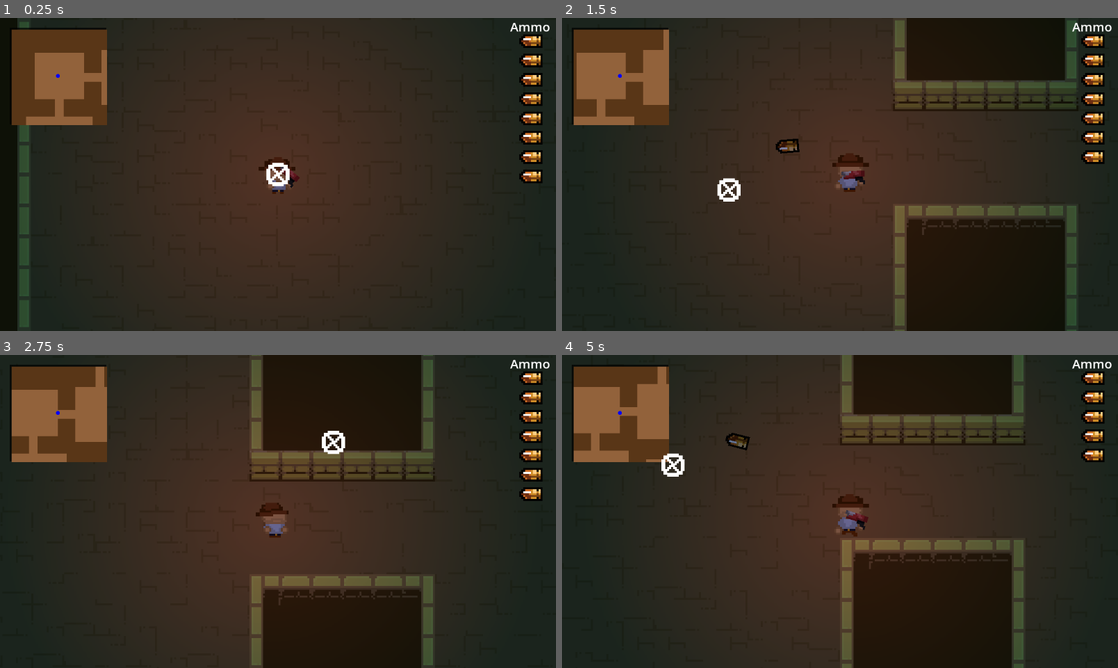
Above: before the commit, frames 1-4 (two rows, left to right).
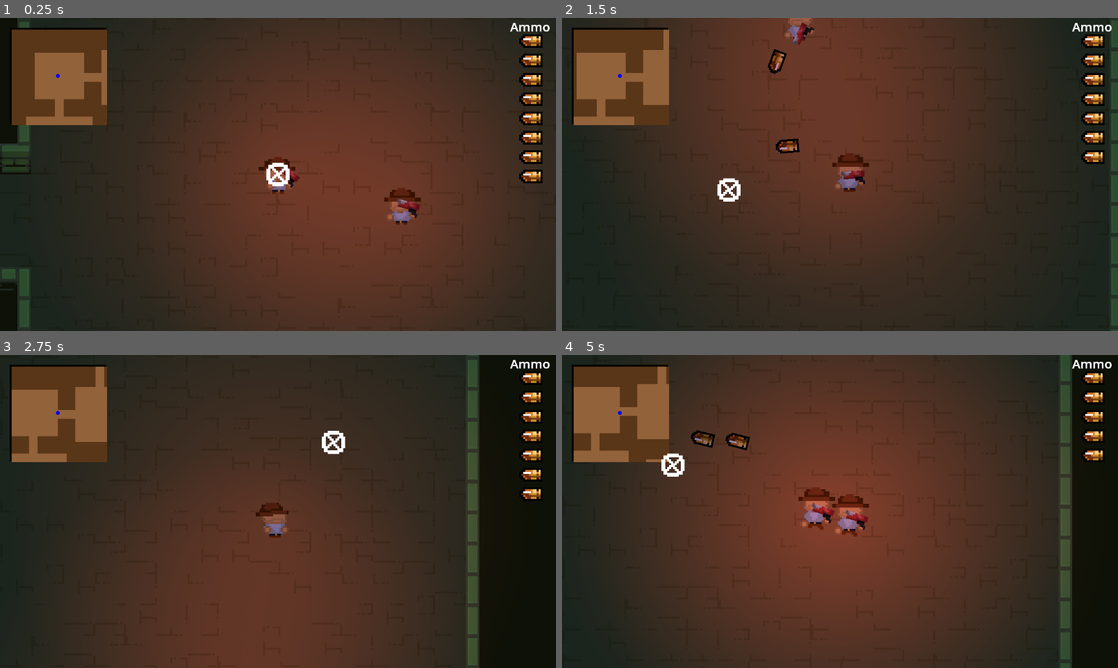
Above: after the commit, the same moments.

Repository: wonderdip/Guns-N-Gylphs
Game: Godot game, scene res://Scenes/World.tscn
The game is run twice, just before and just after one commit, with the same random seed, the same clock (stepped at 60 frames per second) and the same inputs.
Inputs (mouse positions are in pixels of both pictures, inside the frame that each line leads up to):
- Up to frame 1 (0.25 s): no input
- Up to frame 2 (1.5 s): tap Enter at 0.5 s; move the mouse to (962, 158) at 0.52 s; hold Right (move_right) 0.53-1.28 s; right-click (962, 158) at 0.6 s; click (962, 158) at 0.8 s; move the mouse to (728, 190) at 1.27 s; hold Down (move_down) from 1.28 s (still down); click (728, 190) at 1.35 s
- Up to frame 3 (2.75 s): right-click (166, 527) at 1.55 s; move the mouse to (333, 442) at 2.02 s; release Down (move_down) at 2.03 s; hold Right (move_right) from 2.03 s (still down); right-click (333, 442) at 2.1 s; click (333, 442) at 2.3 s
- Up to frame 4 (5 s): move the mouse to (812, 574) at 2.77 s; release Right (move_right) at 2.78 s; hold W (move_up) 2.78-3.53 s; click (812, 574) at 2.85 s; right-click (812, 574) at 3.05 s; move the mouse to (1006, 558) at 3.52 s; hold Left (move_left) from 3.53 s (still down); right-click (1006, 558) at 3.6 s; click (1006, 558) at 3.8 s; move the mouse to (673, 464) at 4.27 s; click (673, 464) at 4.35 s; right-click (673, 464) at 4.55 s

The runs differ from the first frame. In frame 1, 39% of the frame differs, in the area x 0-100%, y 1-100%; in frame 2, 28%; in frame 3, 22%; in frame 4, 52%, in the area x 13-99%, y 0-100%.

Commit message:
assets and changed dodge to mouse

Diff:
--- a/Scenes/Guns/snake_gun.tscn
+++ /dev/null
@@ -1,230 +0,0 @@
-[gd_scene load_steps=30 format=3 uid="uid://cvutpnvuj777v"]
-
-[ext_resource type="Script" path="res://Scripts/Guns/snake_gun.gd" id="1_dtkrv"]
-[ext_resource type="Texture2D" uid="uid://b4h5ptfok266s" path="res://Assets/Guns/SnakeGun_Rotations.png" id="2_e6u1v"]
-[ext_resource type="PackedScene" uid="uid://dcb07uhdlqysu" path="res://Scenes/bullets.tscn" id="2_vipue"]
-
-[sub_resource type="AtlasTexture" id="AtlasTexture_44dnf"]
-atlas = ExtResource("2_e6u1v")
-region = Rect2(0, 0, 24, 28)
-
-[sub_resource type="AtlasTexture" id="AtlasTexture_spnjm"]
-atlas = ExtResource("2_e6u1v")
-region = Rect2(24, 0, 24, 28)
-
-[sub_resource type="AtlasTexture" id="AtlasTexture_feib6"]
-atlas = ExtResource("2_e6u1v")
-region = Rect2(48, 0, 24, 28)
-
-[sub_resource type="AtlasTexture" id="AtlasTexture_m6j17"]
-atlas = ExtResource("2_e6u1v")
-region = Rect2(72, 0, 24, 28)
-
-[sub_resource type="AtlasTexture" id="AtlasTexture_whoo6"]
-atlas = ExtResource("2_e6u1v")
-region = Rect2(96, 0, 24, 28)
-
-[sub_resource type="AtlasTexture" id="AtlasTexture_f5k2s"]
-atlas = ExtResource("2_e6u1v")
-region = Rect2(120, 0, 24, 28)
-
-[sub_resource type="AtlasTexture" id="AtlasTexture_ilmrs"]
-atlas = ExtResource("2_e6u1v")
-region = Rect2(144, 0, 24, 28)
-
-[sub_resource type="AtlasTexture" id="AtlasTexture_bfj7p"]
-atlas = ExtResource("2_e6u1v")
-region = Rect2(168, 0, 24, 28)
-
-[sub_resource type="AtlasTexture" id="AtlasTexture_map15"]
-atlas = ExtResource("2_e6u1v")
-region = Rect2(192, 0, 24, 28)
-
-[sub_resource type="AtlasTexture" id="AtlasTexture_rp835"]
-atlas = ExtResource("2_e6u1v")
-region = Rect2(216, 0, 24, 28)
-
-[sub_resource type="AtlasTexture" id="AtlasTexture_sw6sl"]
-atlas = ExtResource("2_e6u1v")
-region = Rect2(240, 0, 24, 28)
-
-[sub_resource type="AtlasTexture" id="AtlasTexture_4o7wt"]
-atlas = ExtResource("2_e6u1v")
-region = Rect2(264, 0, 24, 28)
-
-[sub_resource type="AtlasTexture" id="AtlasTexture_5cuop"]
-atlas = ExtResource("2_e6u1v")
-region = Rect2(288, 0, 24, 28)
-
-[sub_resource type="AtlasTexture" id="AtlasTexture_n4kwy"]
-atlas = ExtResource("2_e6u1v")
-region = Rect2(312, 0, 24, 28)
-
-[sub_resource type="AtlasTexture" id="AtlasTexture_mbv6l"]
-atlas = ExtResource("2_e6u1v")
-region = Rect2(336, 0, 24, 28)
-
-[sub_resource type="AtlasTexture" id="AtlasTexture_8r7ee"]
-atlas = ExtResource("2_e6u1v")
-region = Rect2(360, 0, 24, 28)
-
-[sub_resource type="AtlasTexture" id="AtlasTexture_bl00f"]
-atlas = ExtResource("2_e6u1v")
-region = Rect2(384, 0, 24, 28)
-
-[sub_resource type="AtlasTexture" id="AtlasTexture_5y8by"]
-atlas = ExtResource("2_e6u1v")
-region = Rect2(408, 0, 24, 28)
-
-[sub_resource type="AtlasTexture" id="AtlasTexture_a3v3a"]
-atlas = ExtResource("2_e6u1v")
-region = Rect2(432, 0, 24, 28)
-
-[sub_resource type="AtlasTexture" id="AtlasTexture_87qnu"]
-atlas = ExtResource("2_e6u1v")
-region = Rect2(456, 0, 24, 28)
-
-[sub_resource type="AtlasTexture" id="AtlasTexture_rbsmh"]
-atlas = ExtResource("2_e6u1v")
-region = Rect2(480, 0, 24, 28)
-
-[sub_resource type="AtlasTexture" id="AtlasTexture_uwyow"]
-atlas = ExtResource("2_e6u1v")
-region = Rect2(504, 0, 24, 28)
-
-[sub_resource type="SpriteFrames" id="SpriteFrames_e6enj"]
-animations = [{
-"frames": [{
-"duration": 1.0,
-"texture": SubResource("AtlasTexture_44dnf")
-}, {
-"duration": 1.0,
-"texture": SubResource("AtlasTexture_spnjm")
-}, {
-"duration": 1.0,
-"texture": SubResource("AtlasTexture_feib6")
-}, {
-"duration": 1.0,
-"texture": SubResource("AtlasTexture_m6j17")
-}, {
-"duration": 1.0,
-"texture": SubResource("AtlasTexture_whoo6")
-}, {
-"duration": 1.0,
-"texture": SubResource("AtlasTexture_f5k2s")
-}, {
-"duration": 1.0,
-"texture": SubResource("AtlasTexture_ilmrs")
-}, {
-"duration": 1.0,
-"texture": SubResource("AtlasTexture_bfj7p")
-}, {
-"duration": 1.0,
-"texture": SubResource("AtlasTexture_map15")
-}, {
-"duration": 1.0,
-"texture": SubResource("AtlasTexture_rp835")
-}, {
-"duration": 1.0,
-"texture": SubResource("AtlasTexture_sw6sl")
-}, {
-"duration": 1.0,
-"texture": SubResource("AtlasTexture_4o7wt")
-}, {
-"duration": 1.0,
-"texture": SubResource("AtlasTexture_5cuop")
-}, {
-"duration": 1.0,
-"texture": SubResource("AtlasTexture_n4kwy")
-}, {
-"duration": 1.0,
-"texture": SubResource("AtlasTexture_mbv6l")
-}, {
-"duration": 1.0,
-"texture": SubResource("AtlasTexture_8r7ee")
-}, {
-"duration": 1.0,
-"texture": SubResource("AtlasTexture_bl00f")
-}, {
-"duration": 1.0,
-"texture": SubResource("AtlasTexture_5y8by")
-}, {
-"duration": 1.0,
-"texture": SubResource("AtlasTexture_a3v3a")
-}, {
-"duration": 1.0,
-"texture": SubResource("AtlasTexture_87qnu")
-}, {
-"duration": 1.0,
-"texture": SubResource("AtlasTexture_rbsmh")
-}, {
-"duration": 1.0,
-"texture": SubResource("AtlasTexture_uwyow")
-}],
-"loop": true,
-"name": &"Rotations",
-"speed": 5.0
-}]
-
-[sub_resource type="Animation" id="Animation_3qo3l"]
-resource_name = "BulletPoint_Mover"
-length = 2.2
-tracks/0/type = "value"
-tracks/0/imported = false
-tracks/0/enabled = true
-tracks/0/path = NodePath(".:position")
-tracks/0/interp = 1
-tracks/0/loop_wrap = true
-tracks/0/keys = {
-"times": PackedFloat32Array(0, 0.1, 0.2, 0.3, 0.4, 0.5, 0.6, 0.7, 0.8, 0.9, 1, 1.1, 1.2, 1.3, 1.4, 1.5, 1.6, 1.7, 1.8, 1.9, 2, 2.1, 2.2),
-"transitions": PackedFloat32Array(1, 1, 1, 1, 1, 1, 1, 1, 1, 1, 1, 1, 1, 1, 1, 1, 1, 1, 1, 1, 1, 1, 1),
-"update": 0,
-"values": [Vector2(0, -4), Vector2(1, 1), Vector2(1, 2), Vector2(-1, 5), Vector2(-2, 8), Vector2(-6, 11), Vector2(-2, 11), Vector2(-5, 8), Vector2(-6, 5), Vector2(-7, 1), Vector2(-7, 0), Vector2(-7, -3), Vector2(-6, -7), Vector2(-6, -9), Vector2(-1, -10), Vector2(-2, -8), Vector2(3, -8), Vector2(-10, -8), Vector2(-5, -8), Vector2(-3, -10), Vector2(-1, -9), Vector2(-1, -6), Vector2(0, -3)]
-}
-
-[sub_resource type="Animation" id="Animation_pfay6"]
-length = 0.001
-tracks/0/type = "value"
-tracks/0/imported = false
-tracks/0/enabled = true
-tracks/0/path = NodePath(".:position")
-tracks/0/interp = 1
-tracks/0/loop_wrap = true
-tracks/0/keys = {
-"times": PackedFloat32Array(0),
-"transitions": PackedFloat32Array(1),
-"update": 0,
-"values": [Vector2(7, -4)]
-}
-
-[sub_resource type="AnimationLibrary" id="AnimationLibrary_xaxcs"]
-_data = {
-"BulletPoint_Mover": SubResource("Animation_3qo3l"),
-"RESET": SubResource("Animation_pfay6")
-}
-
-[node name="SnakeGun" type="Node2D"]
-position = Vector2(12, 12)
-scale = Vector2(4, 4)
-script = ExtResource("1_dtkrv")
-bullet = ExtResource("2_vipue")
-damage = 20
-bullet_count = 2
-hold_type = 1
-shot_delay = 0.1
-
-[node name="GunSprite" type="AnimatedSprite2D" parent="."]
-sprite_frames = SubResource("SpriteFrames_e6enj")
-animation = &"Rotations"
-frame = 11
-
-[node name="BulletPoint" type="Marker2D" parent="GunSprite"]
-unique_name_in_owner = true
-position = Vector2(7, -4)
-
-[node name="AnimationPlayer" type="AnimationPlayer" parent="GunSprite/BulletPoint"]
-unique_name_in_owner = true
-libraries = {
-"": SubResource("AnimationLibrary_xaxcs")
-}
-speed_scale = 0.0
--- a/Scripts/Guns/snake_gun.gd
+++ /dev/null
@@ -1,20 +0,0 @@
-extends Gun
-
-func update_art():
-	var angle = (get_global_mouse_position() - sprite_2d.global_position).angle()
-	var angle_degrees = rad_to_deg(angle)
-	angle_degrees = fposmod(angle_degrees, 360)
-
-	# Map angle to frame index (0-21)
-	var frame_count = 22
-	var frame_index = int((angle_degrees / 360.0) * frame_count) % frame_count
-	sprite_2d.frame = frame_index
-
-	var animation_length = 2.2  # Total duration in seconds
-	var time_position = (frame_index / float(frame_count)) * animation_length
-
-	if Input.is_action_just_pressed("shoot"):
-
-		%AnimationPlayer.play("BulletPoint_Mover")
-		%AnimationPlayer.seek(time_position, false)
-		shoot()
--- a/Scripts/Player.gd
+++ b/Scripts/Player.gd
@@ -60,7 +60,7 @@
 		velocity = direction * Speed
 
 		# Initiate dodge when pressing dodge input and not already dodging
-		if Input.is_action_just_pressed("dodge") and can_dodge and direction.length() > 0:
+		if Input.is_action_just_pressed("dodge") and can_dodge:
 			start_dodge()
 
 	move_and_slide()
--- a/project.godot
+++ b/project.godot
@@ -18,6 +18,7 @@
 [autoload]
 
 FreezeFrameManager="*res://Scripts/freeze_frame_manager.gd"
+World="*res://Scenes/World.tscn"
 
 [display]
 
Binary file changed: Assets/Guns/Guns.png
Binary file added: Assets/Reload Bar.png
Binary file added: Assets/Room_tileset.png
